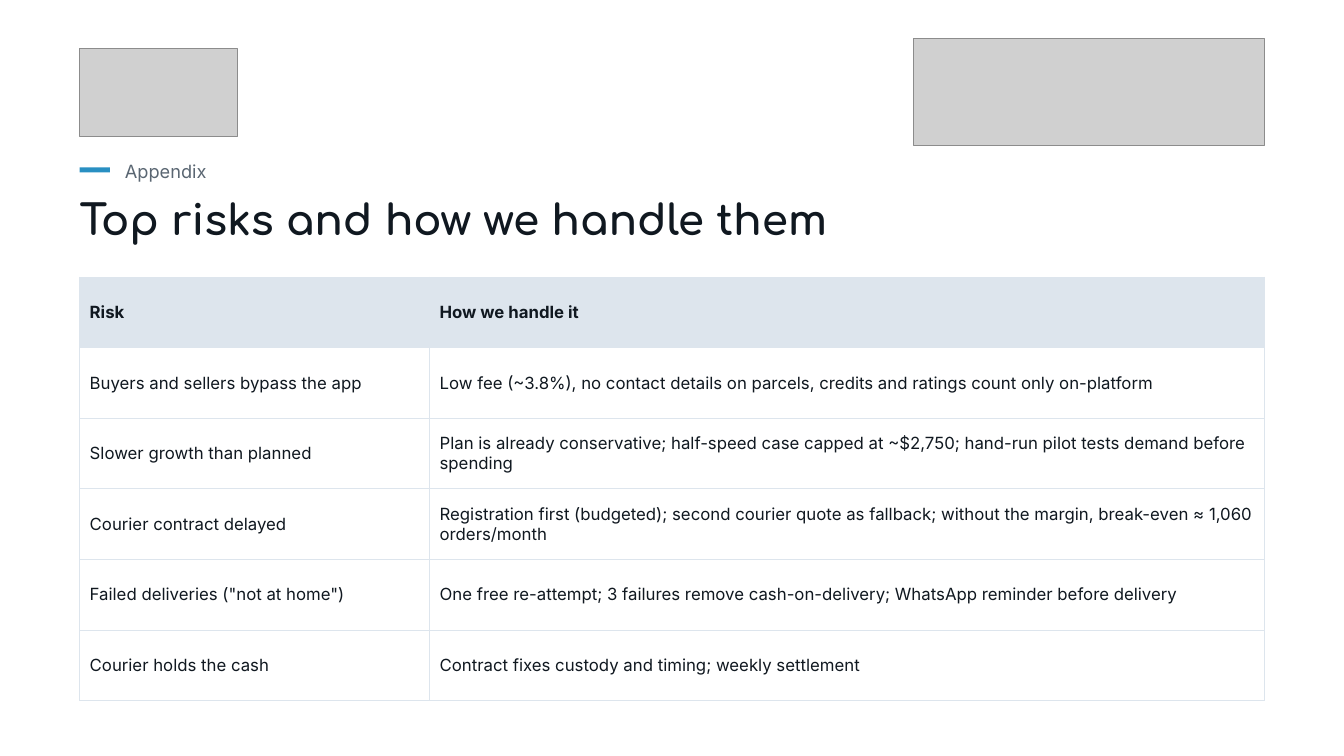
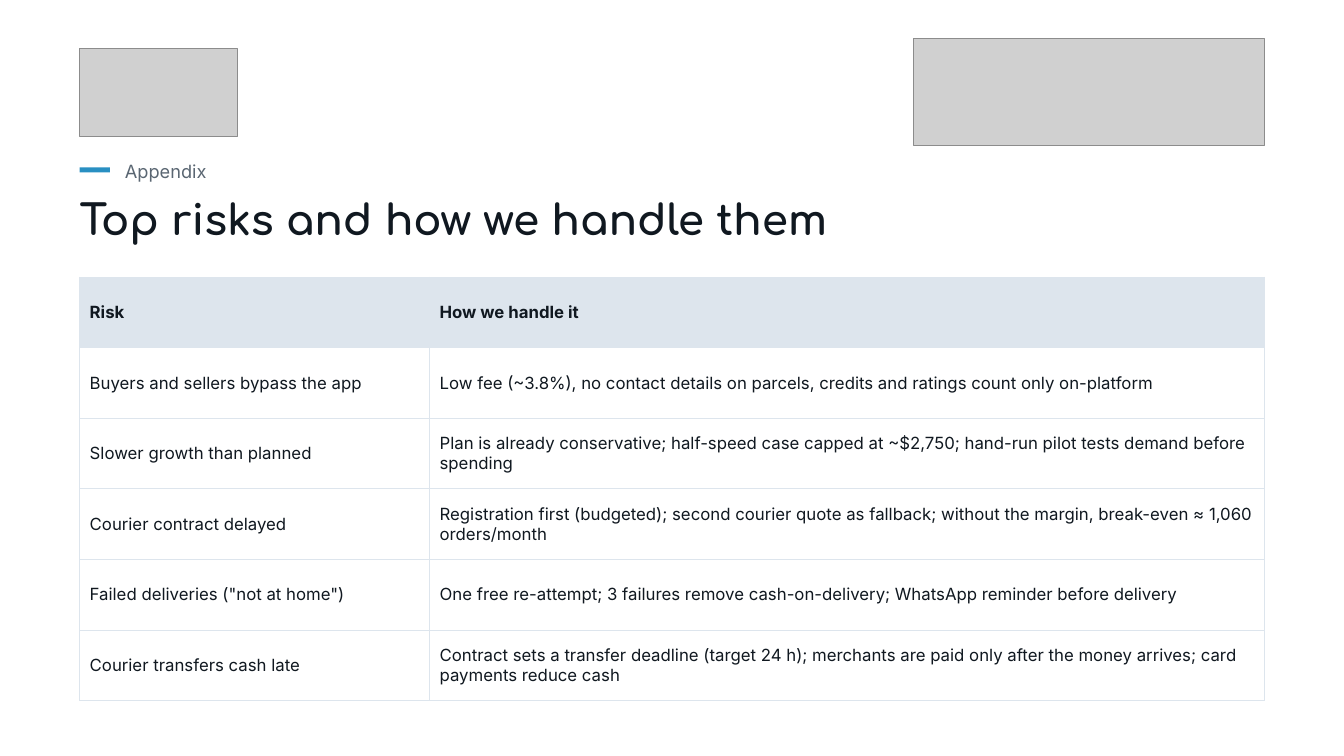
Before and after one commit to shakerbr/cheapify, a slide deck: slide 21 of presentation/Cheapify-GIZ-Pitch.pptx (slide 20 before the commit). Drawn at 1344x756 pixels with LibreOffice and Linux fonts; fonts in the diff are those of the drawing; grey boxes stand for pictures. Boxes give left, top, right and bottom in pixels: in the first picture for what was removed or moved away, otherwise in the second. Text is boxed around its words. In the diff, an @@ line names an element or a change of style, - is before the commit and + after.

```diff
--- a/presentation/Cheapify-GIZ-Pitch.pptx
+++ b/presentation/Cheapify-GIZ-Pitch.pptx
@@ table at <box>80,277,1264,701</box> @@
-row 6, column 1: Courier holds the cash
+row 6, column 1: Courier transfers cash late
-row 6, column 2: Contract fixes custody and timing; weekly settlement
+row 6, column 2: Contract sets a transfer deadline (target 24 h); merchants are paid only after the money arrives; card payments reduce cash
```
Also in this commit, not shown: 9 other slides changed, 4 slides added, 2 slides removed, 31 other files.
